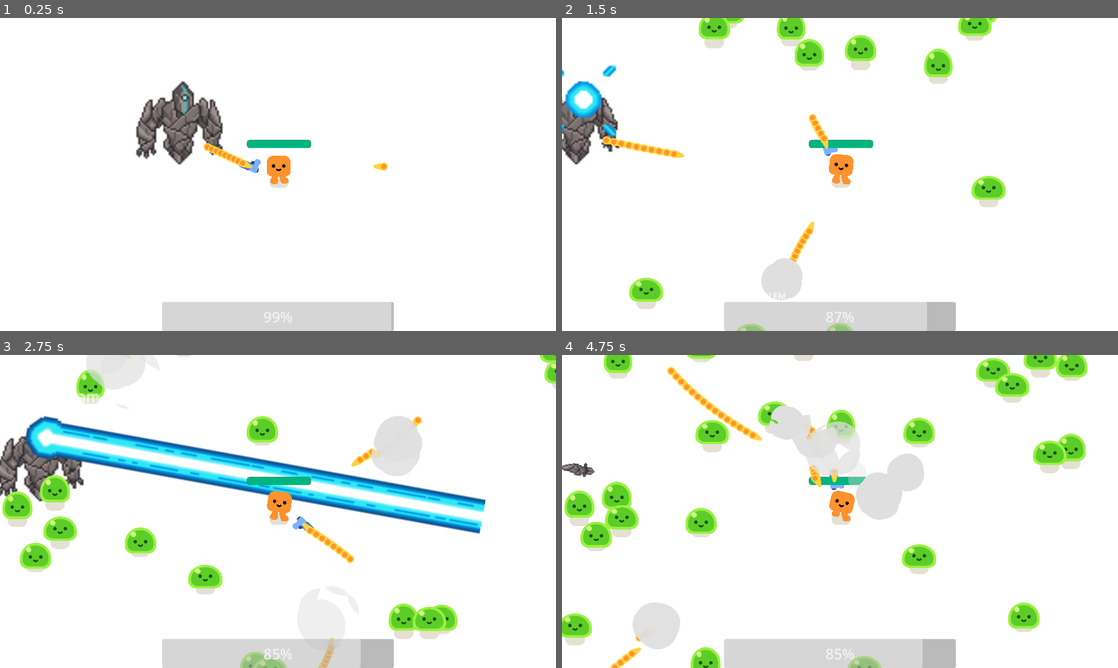
Above: before the commit, frames 1-4 (two rows, left to right).
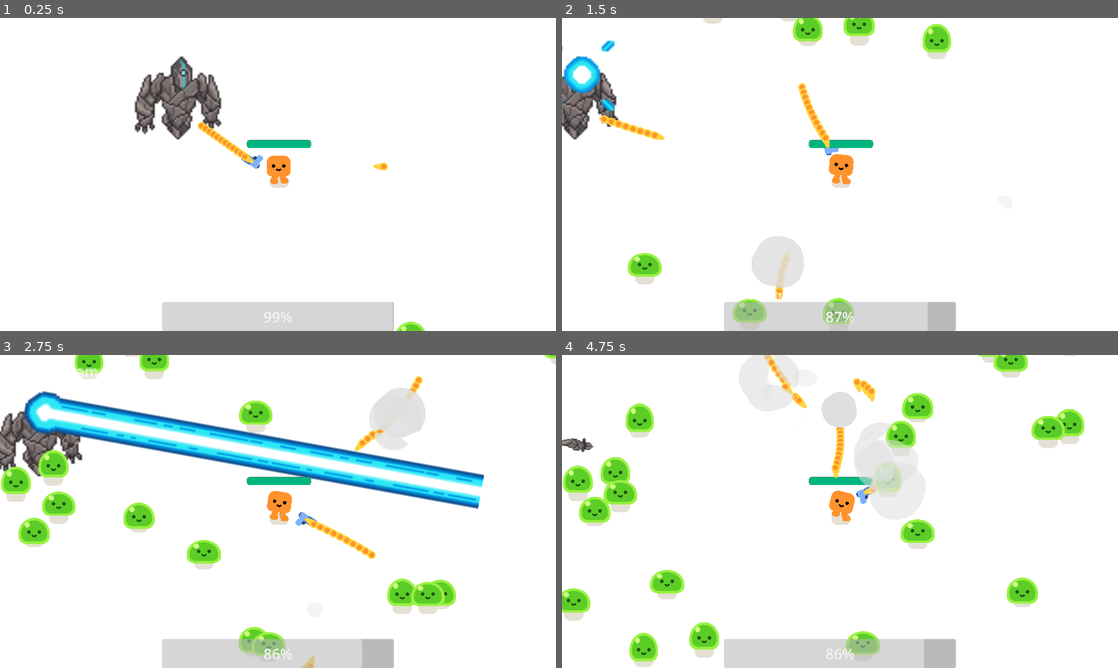
Above: after the commit, the same moments.

Repository: Tonykuang1028/FinalProject
Game: Godot game, scene res://survivors_game.tscn
Same seed, same stepped clock (60 frames per second), same inputs: the game is played once before the commit and once after it.
Inputs (mouse positions are in pixels of both pictures, inside the frame that each line leads up to):
- Up to frame 1 (0.25 s): no input
- Up to frame 2 (1.5 s): tap Enter (ui_accept) at 0.5, 0.77 s; move the mouse to (962, 158) at 0.52 s; hold D (move_right) from 0.53 s (still down); click (962, 158) at 0.6 s; move the mouse to (728, 190) at 1.27 s; click (728, 190) at 1.35 s
- Up to frame 3 (2.75 s): tap Enter (ui_accept) at 1.52 s; move the mouse to (333, 442) at 2.02 s; release D (move_right) at 2.03 s; hold A (move_left) from 2.03 s (still down); click (333, 442) at 2.1 s
- Up to frame 4 (4.75 s): move the mouse to (812, 574) at 2.77 s; release A (move_left) at 2.78 s; hold D (move_right) 2.78-4.28 s; click (812, 574) at 2.85 s; tap Enter (ui_accept) at 3.02, 3.77, 4.52 s; move the mouse to (1006, 558) at 3.52 s; click (1006, 558) at 3.6 s; move the mouse to (673, 464) at 4.27 s; hold A (move_left) from 4.28 s (still down); click (673, 464) at 4.35 s

The runs differ from the first frame. In frame 1, 3.9% of the frame differs, in the area x 24-77%, y 12-100%; in frame 2, 10%; in frame 3, 25%, in the area x 0-100%, y 0-100%; in frame 4, 19%.

Commit message:
boss now doesn't aim at player feet

Diff:
--- a/characters/happy_boo/happy_boo.tscn
+++ b/characters/happy_boo/happy_boo.tscn
@@ -649,4 +649,3 @@
 [node name="SquareFace" type="Sprite2D" parent="Colorizer/SquareBody"]
 position = Vector2(0, -17)
 texture = ExtResource("7_h5h8s")
-metadata/_edit_lock_ = true
--- a/player.tscn
+++ b/player.tscn
@@ -34,21 +34,22 @@
 
 [node name="HappyBoo" parent="." instance=ExtResource("1_i6n6t")]
 unique_name_in_owner = true
+position = Vector2(5, 87)
 
 [node name="CollisionShape2D" type="CollisionShape2D" parent="."]
-position = Vector2(-3, -32)
+position = Vector2(2, 54)
 shape = SubResource("CircleShape2D_im2kr")
 
 [node name="Camera2D" type="Camera2D" parent="."]
-position = Vector2(-4, -25)
+position = Vector2(1, 61)
 
 [node name="Gun" parent="." instance=ExtResource("3_8wt0r")]
-position = Vector2(-2.38419e-07, -33)
+position = Vector2(5, 53)
 rotation = 0.00352106
 
 [node name="HurtBox" type="Area2D" parent="."]
 unique_name_in_owner = true
-position = Vector2(-4, -25)
+position = Vector2(1, 61)
 collision_layer = 0
 collision_mask = 2
 
@@ -59,16 +60,17 @@
 
 [node name="ProgressBar" type="ProgressBar" parent="."]
 unique_name_in_owner = true
-offset_left = -111.0
-offset_top = -144.0
-offset_right = 110.0
-offset_bottom = -117.0
+offset_left = -106.0
+offset_top = -58.0
+offset_right = 115.0
+offset_bottom = -31.0
 theme_override_styles/background = SubResource("StyleBoxFlat_3316x")
 theme_override_styles/fill = SubResource("StyleBoxFlat_s46gn")
 value = 100.0
 show_percentage = false
 
 [node name="Area2D" type="Area2D" parent="."]
+position = Vector2(5, 86)
 
 [node name="CollisionShape2D" type="CollisionShape2D" parent="Area2D"]
 position = Vector2(-3, -42)
@@ -76,5 +78,6 @@
 debug_color = Color(0.711193, 0.336706, 0.879007, 0.42)
 
 [node name="AudioStreamPlayer2D" type="AudioStreamPlayer2D" parent="."]
+position = Vector2(5, 86)
 stream = ExtResource("4_5jl1y")
 autoplay = true
